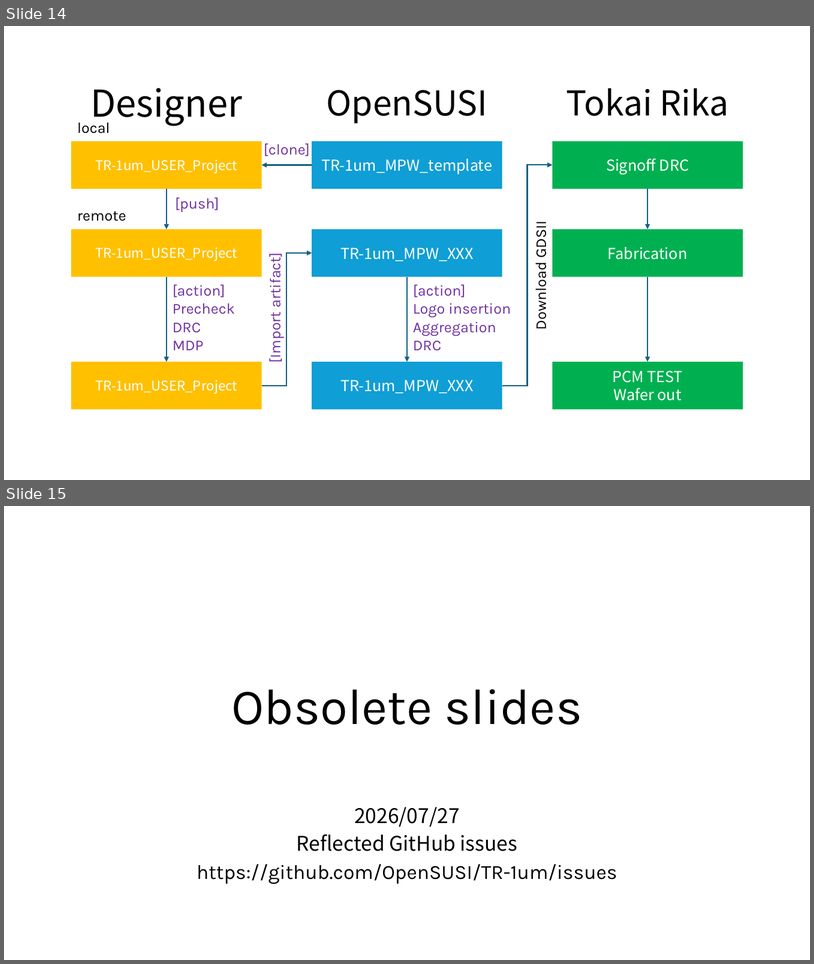
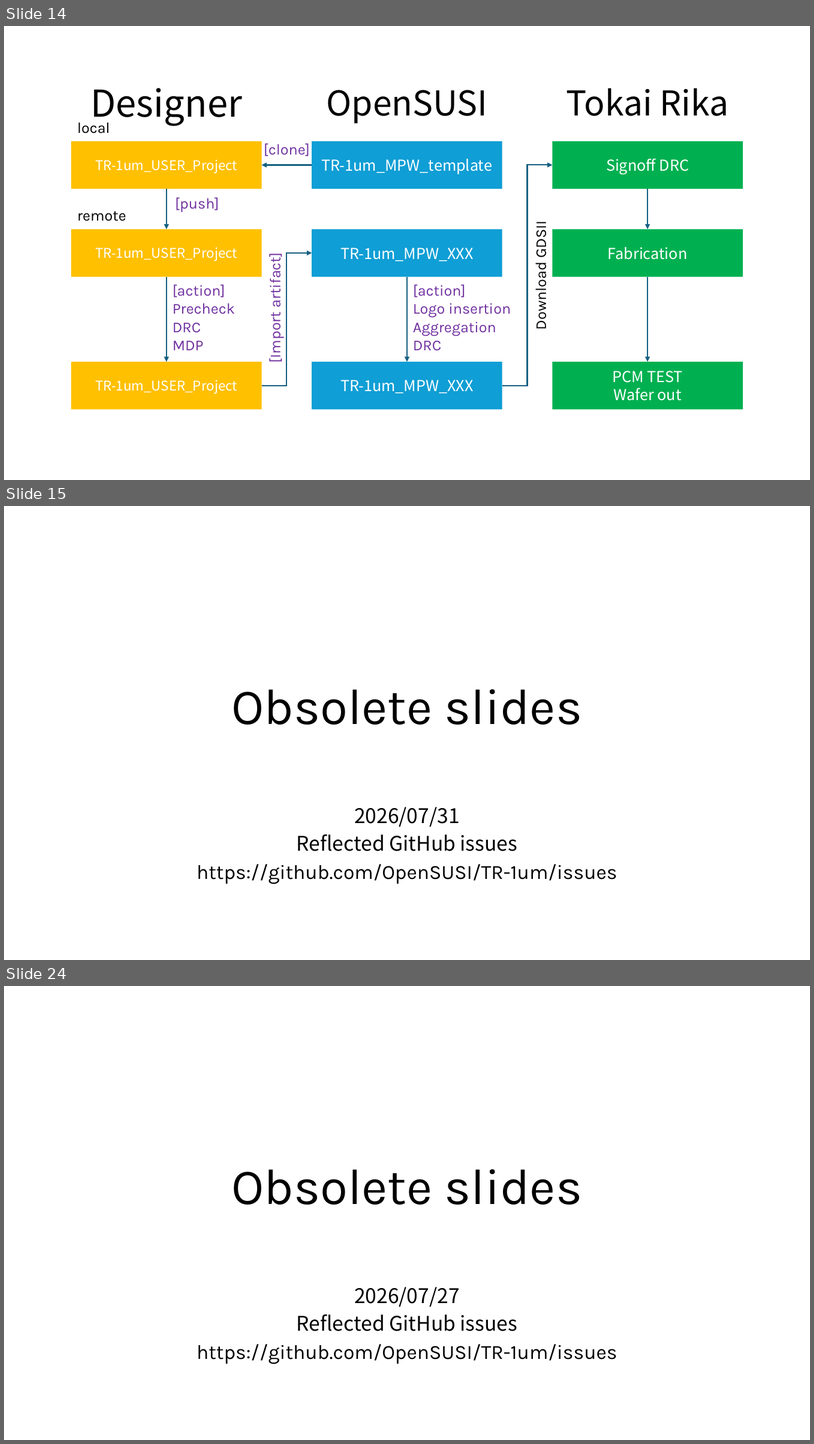
Before and after one commit to OpenSUSI/TR-1um, a slide deck: Document/TR-1um_DRC_summary.pptx. Shown one above the other, each under a label of ours: slides 14 and 15 before the commit, slides 14, 15 and 24 after it; the slides between them are not shown. The pictures are 814x964 and 814x1444 pixels, drawn with LibreOffice and Linux fonts; fonts in the diff are those of the drawing. Boxes give left, top, right and bottom in pixels: in the first picture for what was removed or moved away, otherwise in the second. Text is boxed around its words. In the diff, an @@ line names an element or a change of style, - is before the commit and + after.

```diff
--- a/Document/TR-1um_DRC_summary.pptx
+++ b/Document/TR-1um_DRC_summary.pptx
@@ slide 15 added at (x1=4, y1=506, x2=810, y2=960), background #FFFFFF @@
@@ title added at (x1=231, y1=689, x2=583, y2=724), 60 pt, text #000000 @@
+Obsolete slides
@@ subtitle added at (x1=197, y1=807, x2=617, y2=883), 24 pt, text #000000 @@
+2026/07/31
+Reflected GitHub issues
+https://github.com/OpenSUSI/TR-1um/issues
@@ what was slide 15 is now slide 24 @@
```
Also in this commit, not shown: 7 slides changed, 8 other slides added, 1 other file.
